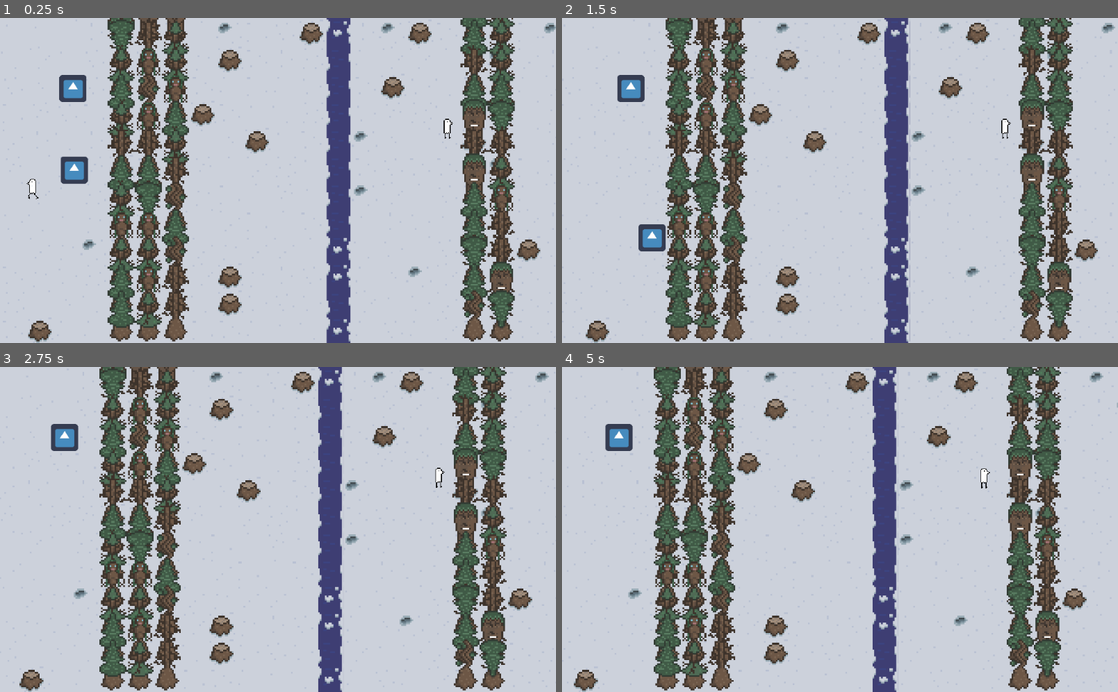
Above: before the commit, frames 1-4 (two rows, left to right).
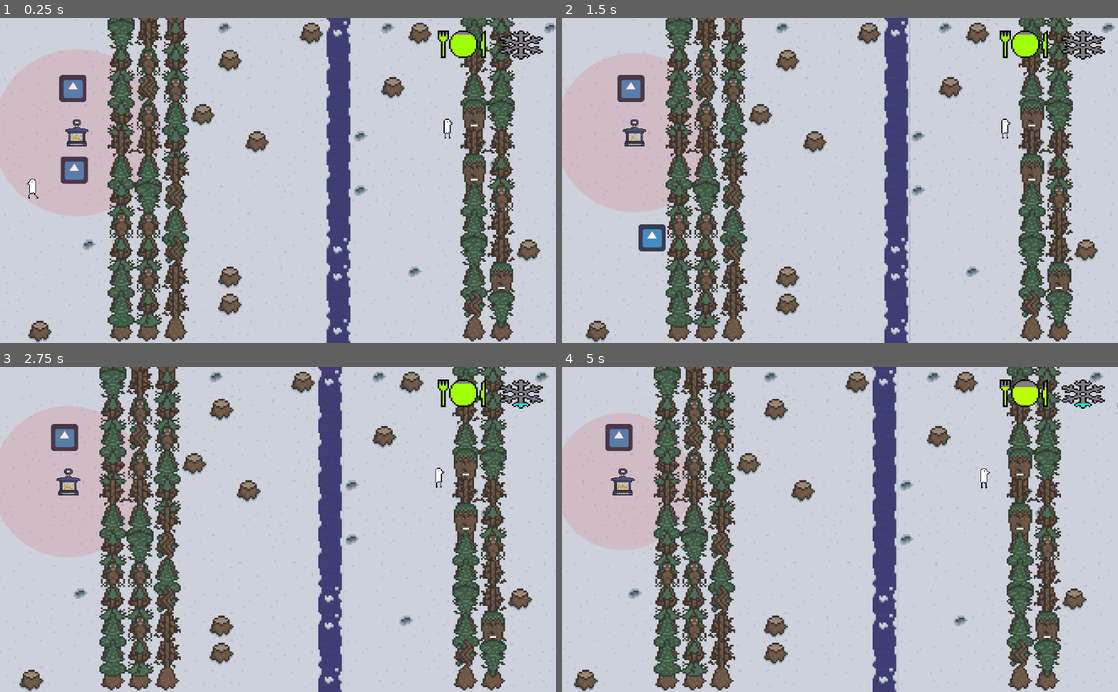
Above: after the commit, the same moments.

Repository: rchin157/gamejamNov2020
Game: Godot game, scene res://Level/Level.tscn
Two runs of this game, one before a commit and one after it. Both use one fixed random seed, a clock stepped at 60 frames per second and the inputs below. The project has no main scene, so this scene is started directly. The engine's default icon, where the game draws it, is replaced by a stand-in: a white triangle on a blue panel in a dark square. Sound files missing from this copy of the repository are replaced by a short silence.
Inputs:
- Up to frame 1 (0.25 s): no input
- Up to frame 2 (1.5 s): tap Enter (ui_accept) at 0.5, 1.35 s; hold Right (ui_right) 0.53-1.28 s; hold Enter (ui_accept) 0.53-1.28 s; hold Down (ui_down) from 1.28 s (still down)
- Up to frame 3 (2.75 s): tap Enter (ui_accept) at 1.52, 1.82 s; release Down (ui_down) at 2.03 s; hold Right (ui_right) from 2.03 s (still down); hold Enter (ui_accept) from 2.03 s (still down)
- Up to frame 4 (5 s): release Right (ui_right) at 2.78 s; release Enter (ui_accept) at 2.78 s; hold Up (ui_up) 2.78-3.53 s; tap Enter (ui_accept) at 2.85, 3.02, 3.32, 4.35, 4.52, 4.82 s; hold Enter (ui_accept) 3.53-4.28 s; hold Left (ui_left) from 3.53 s (still down)

The runs differ from the first frame. In frame 1, 1.2% of the frame differs, in the area x 11-98%, y 3-48%; in frame 2, 1.2%; in frame 3, 1.2%; in frame 4, 1.6%, in the area x 0-98%, y 0-100%.

Commit message:
ui stuff

Diff:
--- a/Level/Level.tscn
+++ b/Level/Level.tscn
@@ -1,9 +1,59 @@
-[gd_scene load_steps=54 format=2]
+[gd_scene load_steps=56 format=2]
 
 [ext_resource path="res://Scripts/Level.gd" type="Script" id=1]
 [ext_resource path="res://Tiles/WaterTiles.png" type="Texture" id=2]
 [ext_resource path="res://Entities/Player.tscn" type="PackedScene" id=3]
 [ext_resource path="res://Tiles/TILESET.png" type="Texture" id=4]
+[ext_resource path="res://UI/Player_HUD.tscn" type="PackedScene" id=5]
+[ext_resource path="res://Entities/Lantern.tscn" type="PackedScene" id=6]
+
+[sub_resource type="ConvexPolygonShape2D" id=1]
+points = PoolVector2Array( 64, 64, 0, 64, 0, 0, 64, 0 )
+
+[sub_resource type="ConvexPolygonShape2D" id=2]
+points = PoolVector2Array( 64, 64, 0, 64, 0, 0, 64, 0 )
+
+[sub_resource type="ConvexPolygonShape2D" id=3]
+points = PoolVector2Array( 64, 64, 0, 64, 0, 0, 64, 0 )
+
+[sub_resource type="ConvexPolygonShape2D" id=4]
+points = PoolVector2Array( 64, 64, 0, 64, 0, 0, 64, 0 )
+
+[sub_resource type="ConvexPolygonShape2D" id=5]
+points = PoolVector2Array( 64, 64, 0, 64, 0, 0, 64, 0 )
+
+[sub_resource type="ConvexPolygonShape2D" id=6]
+points = PoolVector2Array( 64, 64, 0, 64, 0, 0, 64, 0 )
+
+[sub_resource type="ConvexPolygonShape2D" id=7]
+points = PoolVector2Array( 64, 64, 0, 64, 0, 0, 64, 0 )
+
+[sub_resource type="ConvexPolygonShape2D" id=8]
+points = PoolVector2Array( 64, 64, 0, 64, 0, 0, 64, 0 )
+
+[sub_resource type="ConvexPolygonShape2D" id=9]
+points = PoolVector2Array( 64, 64, 0, 64, 0, 0, 64, 0 )
+
+[sub_resource type="ConvexPolygonShape2D" id=10]
+points = PoolVector2Array( 64, 64, 0, 64, 0, 0, 64, 0 )
+
+[sub_resource type="ConvexPolygonShape2D" id=11]
+points = PoolVector2Array( 64, 64, 0, 64, 0, 0, 64, 0 )
+
+[sub_resource type="ConvexPolygonShape2D" id=12]
+points = PoolVector2Array( 64, 64, 0, 64, 0, 0, 64, 0 )
+
+[sub_resource type="ConvexPolygonShape2D" id=13]
+points = PoolVector2Array( 64, 64, 0, 64, 0, 0, 64, 0 )
+
+[sub_resource type="ConvexPolygonShape2D" id=14]
+points = PoolVector2Array( 64, 64, 0, 64, 0, 0, 64, 0 )
+
+[sub_resource type="ConvexPolygonShape2D" id=15]
+points = PoolVector2Array( 64, 64, 0, 64, 0, 0, 64, 0 )
+
+[sub_resource type="ConvexPolygonShape2D" id=16]
+points = PoolVector2Array( 64, 64, 0, 64, 0, 0, 64, 0 )
 
 [sub_resource type="ConvexPolygonShape2D" id=17]
 points = PoolVector2Array( 64, 64, 0, 64, 0, 0, 64, 0 )
@@ -98,55 +148,7 @@
 [sub_resource type="ConvexPolygonShape2D" id=47]
 points = PoolVector2Array( 64, 64, 0, 64, 0, 0, 64, 0 )
 
-[sub_resource type="ConvexPolygonShape2D" id=48]
-points = PoolVector2Array( 64, 64, 0, 64, 0, 0, 64, 0 )
-
-[sub_resource type="ConvexPolygonShape2D" id=49]
-points = PoolVector2Array( 64, 64, 0, 64, 0, 0, 64, 0 )
-
-[sub_resource type="ConvexPolygonShape2D" id=1]
-points = PoolVector2Array( 64, 64, 0, 64, 0, 0, 64, 0 )
-
-[sub_resource type="ConvexPolygonShape2D" id=2]
-points = PoolVector2Array( 64, 64, 0, 64, 0, 0, 64, 0 )
-
-[sub_resource type="ConvexPolygonShape2D" id=3]
-points = PoolVector2Array( 64, 64, 0, 64, 0, 0, 64, 0 )
-
-[sub_resource type="ConvexPolygonShape2D" id=4]
-points = PoolVector2Array( 64, 64, 0, 64, 0, 0, 64, 0 )
-
-[sub_resource type="ConvexPolygonShape2D" id=5]
-points = PoolVector2Array( 64, 64, 0, 64, 0, 0, 64, 0 )
-
-[sub_resource type="ConvexPolygonShape2D" id=6]
-points = PoolVector2Array( 64, 64, 0, 64, 0, 0, 64, 0 )
-
-[sub_resource type="ConvexPolygonShape2D" id=7]
-points = PoolVector2Array( 64, 64, 0, 64, 0, 0, 64, 0 )
-
-[sub_resource type="ConvexPolygonShape2D" id=8]
-points = PoolVector2Array( 64, 64, 0, 64, 0, 0, 64, 0 )
-
-[sub_resource type="ConvexPolygonShape2D" id=9]
-points = PoolVector2Array( 64, 64, 0, 64, 0, 0, 64, 0 )
-
-[sub_resource type="ConvexPolygonShape2D" id=10]
-points = PoolVector2Array( 64, 64, 0, 64, 0, 0, 64, 0 )
-
-[sub_resource type="ConvexPolygonShape2D" id=11]
-points = PoolVector2Array( 64, 64, 0, 64, 0, 0, 64, 0 )
-
-[sub_resource type="ConvexPolygonShape2D" id=12]
-points = PoolVector2Array( 64, 64, 0, 64, 0, 0, 64, 0 )
-
-[sub_resource type="ConvexPolygonShape2D" id=13]
-points = PoolVector2Array( 64, 64, 0, 64, 0, 0, 64, 0 )
-
-[sub_resource type="ConvexPolygonShape2D" id=14]
-points = PoolVector2Array( 64, 64, 0, 64, 0, 0, 64, 0 )
-
-[sub_resource type="TileSet" id=15]
+[sub_resource type="TileSet" id=48]
 0/name = "TILESET.png 0"
 0/texture = ExtResource( 4 )
 0/tex_offset = Vector2( 0, 0 )
@@ -1529,34 +1531,41 @@
 75/navigation_offset = Vector2( 0, 0 )
 75/shape_offset = Vector2( 0, 0 )
 75/shape_transform = Transform2D( 1, 0, 0, 1, 0, 0 )
-75/shape = SubResource( 14 )
+75/shape = SubResource( 47 )
 75/shape_one_way = false
 75/shape_one_way_margin = 1.0
 75/shapes = [ {
 "autotile_coord": Vector2( 0, 0 ),
 "one_way": false,
 "one_way_margin": 1.0,
-"shape": SubResource( 14 ),
+"shape": SubResource( 47 ),
 "shape_transform": Transform2D( 1, 0, 0, 1, 0, 0 )
 } ]
 75/z_index = 0
 
-[sub_resource type="RectangleShape2D" id=16]
+[sub_resource type="RectangleShape2D" id=49]
 extents = Vector2( 1024, 50 )
 
 [node name="Node2d" type="Node2D"]
 script = ExtResource( 1 )
 
 [node name="TileMap" type="TileMap" parent="."]
-tile_set = SubResource( 15 )
+tile_set = SubResource( 48 )
 collision_layer = 3
 format = 1
 
 [node name="Camera2D" type="Camera2D" parent="."]
+z_index = 3
 anchor_mode = 0
 current = true
 zoom = Vector2( 1.28, 1.28 )
 
+[node name="Player UI" parent="Camera2D" instance=ExtResource( 5 )]
+margin_left = 306.0
+margin_top = -12.0
+margin_right = 306.0
+margin_bottom = -12.0
+
 [node name="Player" parent="." instance=ExtResource( 3 )]
 position = Vector2( 174.097, 166.537 )
 
@@ -1569,13 +1578,16 @@
 
 [node name="CollisionShape2D" type="CollisionShape2D" parent="KinematicBody2D"]
 position = Vector2( 637.81, -49.4975 )
-shape = SubResource( 16 )
+shape = SubResource( 49 )
 
 [node name="CollisionShape2D2" type="CollisionShape2D" parent="KinematicBody2D"]
 position = Vector2( 540.078, 816.9 )
-shape = SubResource( 16 )
+shape = SubResource( 49 )
 
 [node name="CollisionShape2D3" type="CollisionShape2D" parent="KinematicBody2D"]
 position = Vector2( 1360.62, 314.791 )
 rotation = 1.5708
-shape = SubResource( 16 )
+shape = SubResource( 49 )
+
+[node name="Lantern" parent="." instance=ExtResource( 6 )]
+position = Vector2( 183, 271 )
--- a/Scripts/Level.gd
+++ b/Scripts/Level.gd
@@ -26,6 +26,8 @@
 
 onready var tilemap = get_node("TileMap")
 onready var camera = get_node("Camera2D")
+onready var ui = get_node("Camera2D/Player UI")
+onready var player = get_node("Player2")
 
 #Fuck me
 var TLW = [19]
@@ -105,6 +107,7 @@
 	else:
 		MultiplayerManager.listeningPlayer = get_node("Player");
 	MultiplayerManager.listeningPlayer.local= false;
+	player.UI = ui
 
 # Called every frame. 'delta' is the elapsed time since the previous frame.
 func _process(delta):
@@ -113,8 +116,10 @@
 	if currentScroll >= cellwidth:
 		newColumn()
 		snap(currentScroll)
+		camera.position -= Vector2(currentScroll,0)
 		currentScroll = 0
-	camera.offset = Vector2(currentScroll, 0)
+	#camera.offset = Vector2(currentScroll, 0)
+	camera.position += Vector2(step, 0)
 
 
 func generateInitialTiles():
--- a/Scripts/Player.gd
+++ b/Scripts/Player.gd
@@ -78,18 +78,19 @@
 	pass
 
 func check_acting():
+	var check = Input.get_action_strength("ui_accept")
 	if !pfocus == focus[0]:
 		tooltime = TOOLTIMEMAX
 		pfocus = focus[0]
-		if UI != null:
+		if UI != null and check:
 			UI.createProgress(pfocus.get_position())
-	var check = Input.get_action_strength("ui_accept")
+	#var check = Input.get_action_strength("ui_accept")
 	if(acting):
 		tooltime = pfocus.action_tick(tooltime);
 		if(!check):
 			tooltime = TOOLTIMEMAX;
 			acting = false;
-			if UI != null:
+			if UI != null and not check:
 				UI.removeProgress()
 			pfocus.actionStopped()
 	elif(check):
--- a/Scripts/Player_HUD.gd
+++ b/Scripts/Player_HUD.gd
@@ -24,7 +24,7 @@
 	pass
 
 func createProgress(position: Vector2):
-	Progress.set_position(position+Vector2(0,-50))
+	Progress.set_position(position+Vector2(-32,-50))
 	Progress.show()
 	updateProgress(0)
 	pass
--- a/UI/Player_HUD.tscn
+++ b/UI/Player_HUD.tscn
@@ -31,3 +31,5 @@
 position = Vector2( 266.571, 235.98 )
 scale = Vector2( 4.70102, 4.70102 )
 frames = ExtResource( 3 )
+frame = 17
+playing = true
Not shown: 46 places in Level/Level.tscn that only renumber resources
